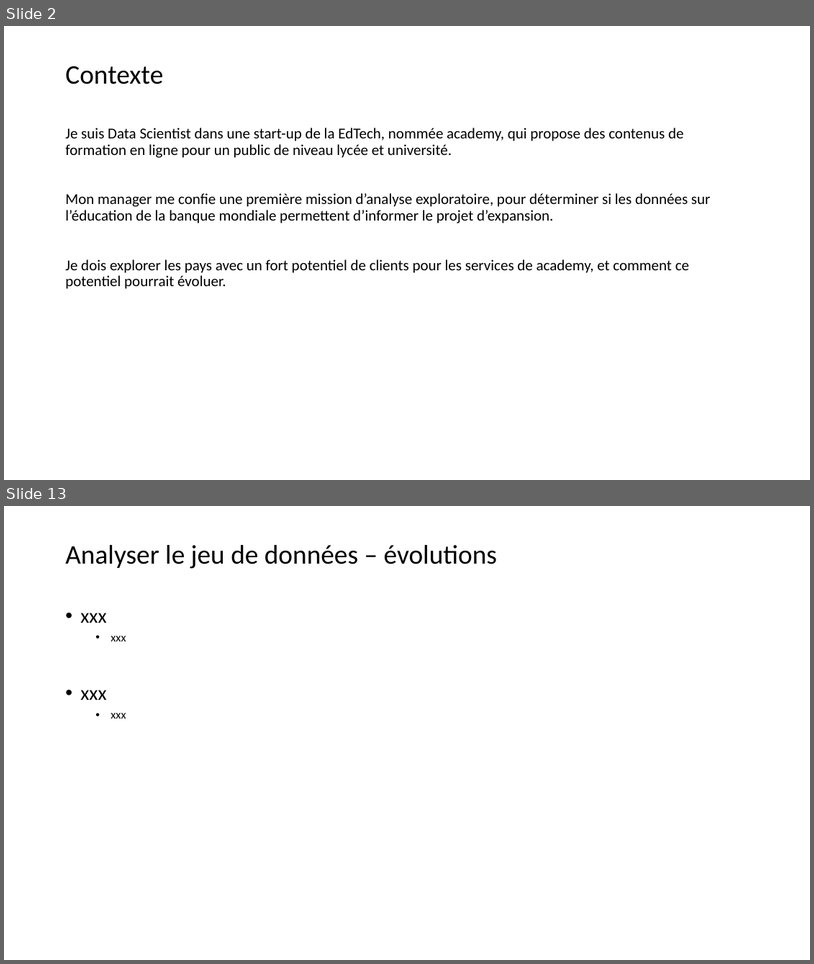
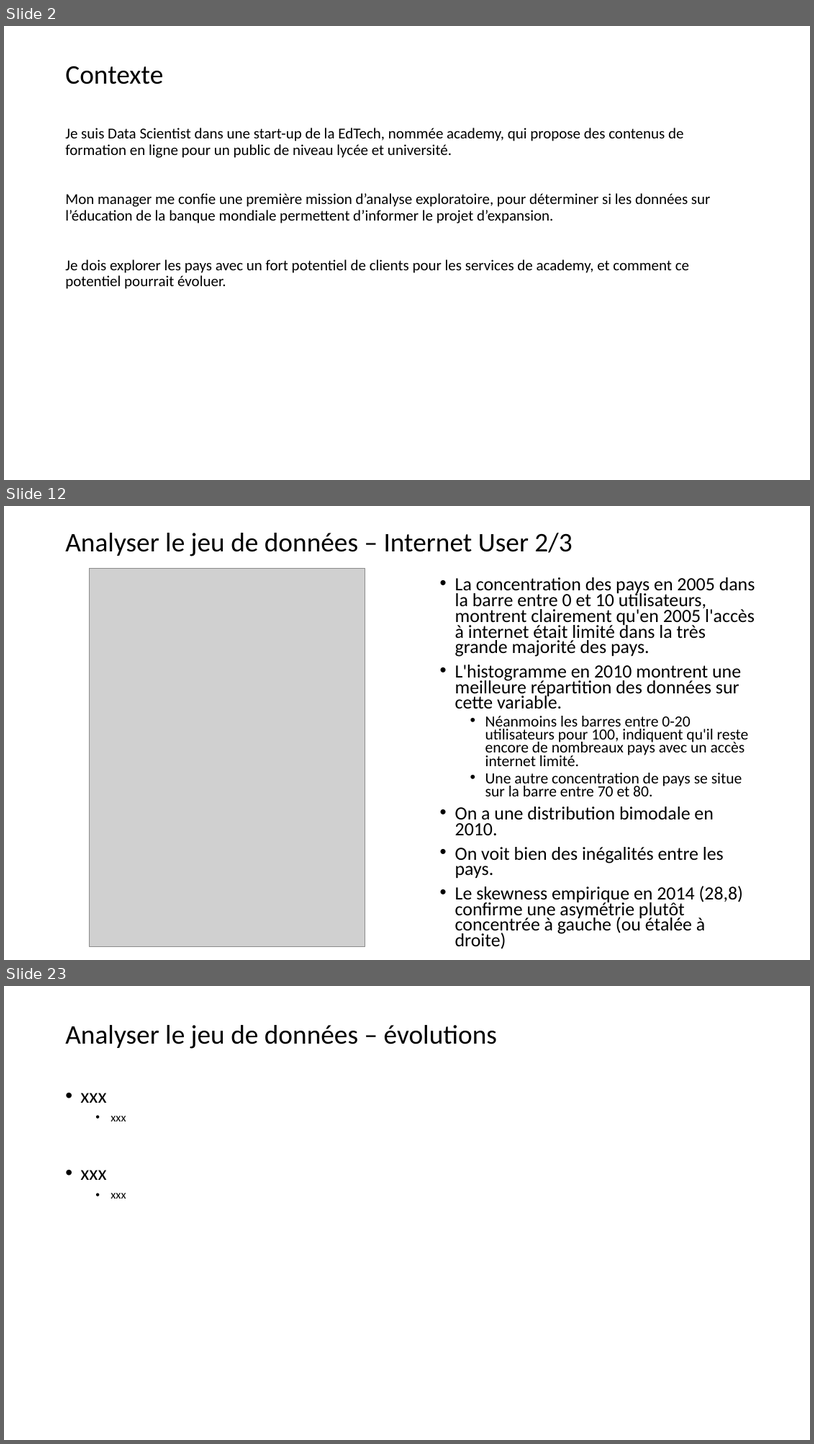
Before and after one commit to ludovic-source/Data_scientist_formation, a slide deck: livrables/Projet_2_presentation_Ludovic_Chimier.pptx. Shown one above the other, each under a label of ours: slides 2 and 13 before the commit, slides 2, 12 and 23 after it; the slides between them are not shown. The pictures are 814x964 and 814x1444 pixels, drawn with LibreOffice and Linux fonts; fonts in the diff are those of the drawing; grey boxes stand for pictures. Boxes give left, top, right and bottom in pixels: in the first picture for what was removed or moved away, otherwise in the second. Text is boxed around its words. In the diff, an @@ line names an element or a change of style, - is before the commit and + after.

```diff
--- a/livrables/Projet_2_presentation_Ludovic_Chimier.pptx
+++ b/livrables/Projet_2_presentation_Ludovic_Chimier.pptx
@@ slide 12 added at (x1=4, y1=506, x2=810, y2=960), background #FFFFFF @@
@@ title added at (x1=65, y1=533, x2=572, y2=556), 32 pt, text #000000 @@
+Analyser le jeu de données – Internet User 2/3
@@ picture added at (x1=90, y1=569, x2=365, y2=947) @@
@@ text added at (x1=455, y1=577, x2=756, y2=949), 22.2 pt, text #000000 @@
+• La concentration des pays en 2005 dans la barre entre 0 et 10 utilisateurs, montrent clairement qu'en 2005 l'accès à internet était limité dans la très grande majorité des pays.
+• L'histogramme en 2010 montrent une meilleure répartition des données sur cette variable.
+  • Néanmoins les barres entre 0-20 utilisateurs pour 100, indiquent qu'il reste encore de nombreaux pays avec un accès internet limité.
+  • Une autre concentration de pays se situe sur la barre entre 70 et 80.
+• On a une distribution bimodale en 2010.
+• On voit bien des inégalités entre les pays.
+• Le skewness empirique en 2014 (28,8) confirme une asymétrie plutôt concentrée à gauche (ou étalée à droite)
@@ what was slide 13 is now slide 23 @@
```
Also in this commit, not shown: 10 slides changed, 15 other slides added, 1 slide removed.
